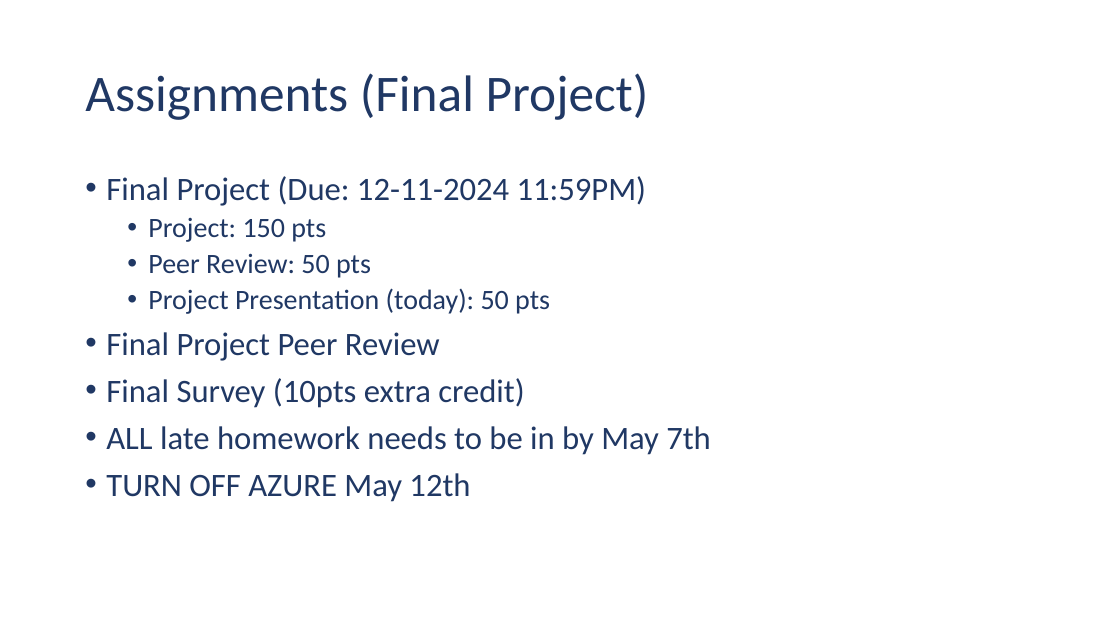
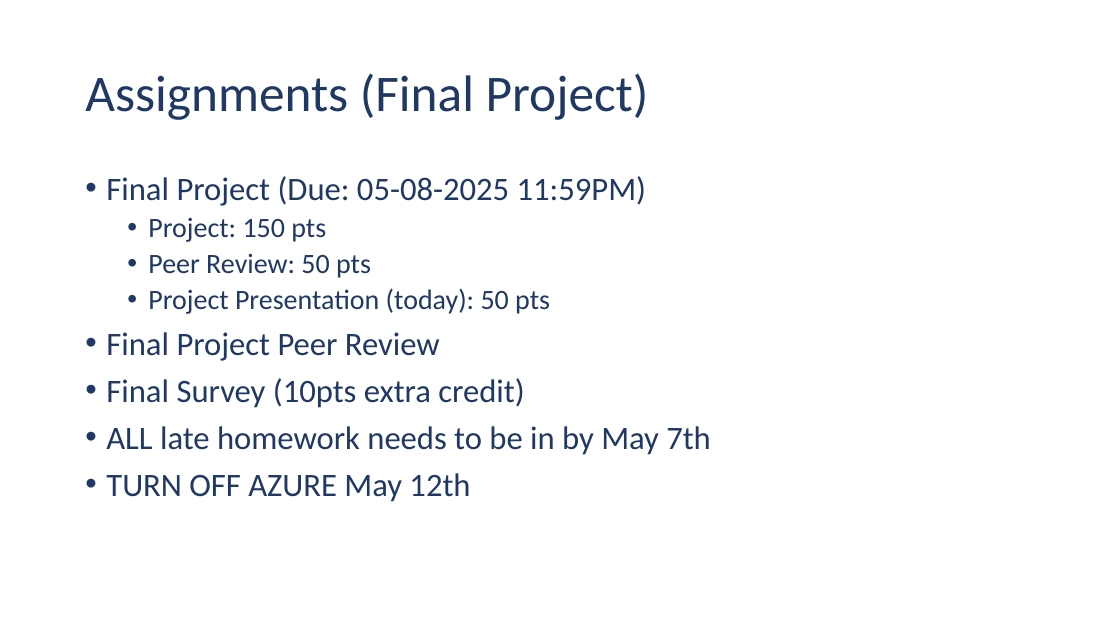
Before and after one commit to ehennis/CIS174, a slide deck: slide 2 of 2025-SPR/Week15.pptx. Drawn at 1120x630 pixels with LibreOffice and Linux fonts; fonts in the diff are those of the drawing. Boxes give left, top, right and bottom in pixels: in the first picture for what was removed or moved away, otherwise in the second. Text is boxed around its words. In the diff, an @@ line names an element or a change of style, - is before the commit and + after.

Commit message:
Fixed final date

```diff
--- a/2025-SPR/Week15.pptx
+++ b/2025-SPR/Week15.pptx
@@ text at [106,176,646,206]: text changed @@
-• Final Project (Due: 12-11-2024 11:59PM)
+• Final Project (Due: 05-08-2025 11:59PM)
```
